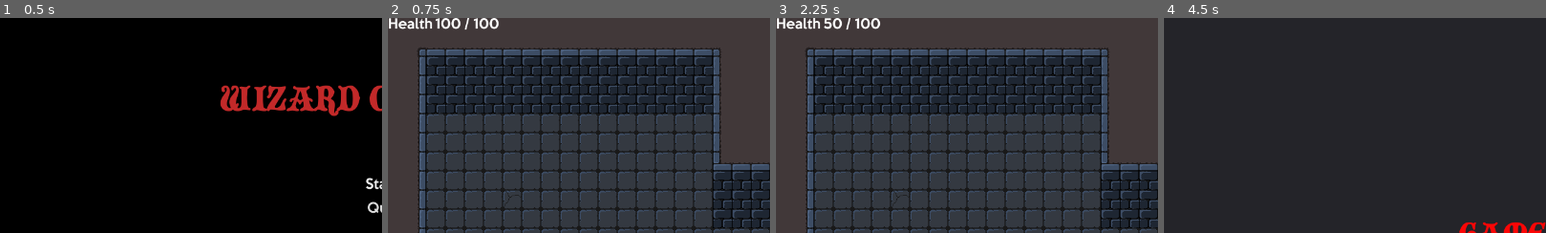
Above: before the commit, frames 1-4 (left to right).
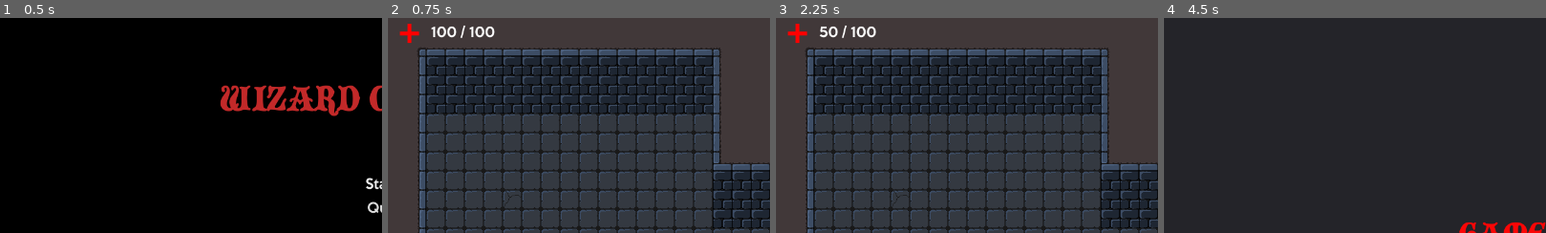
Above: after the commit, the same moments.

Repository: jeremiah-crosby/wizard-conquest-godot
Game: Godot game, scene res://MainScene.tscn
Same seed, same stepped clock (60 frames per second), same inputs: the game is played once before the commit and once after it.
Inputs:
- Up to frame 1 (0.5 s): no input
- Up to frame 2 (0.75 s): click "Start" at 0.5 s
- Up to frame 3 (2.25 s): tap Enter (ui_accept) at 1.25, 1.52 s; hold Right (play_move_right) 1.28-2.03 s; tap J (play_spell_1) at 1.35, 2.1 s; hold Down (play_move_down) from 2.03 s (still down)
- Up to frame 4 (4.5 s): tap Enter (ui_accept) at 2.27, 3.77 s; release Down (play_move_down) at 2.78 s; hold Right (play_move_right) 2.78-3.53 s; tap J (play_spell_1) at 2.85, 3.6, 4.35 s; hold Up (play_move_up) 3.53-4.28 s; hold Left (play_move_left) from 4.28 s (still down)
The pictures show only the part of the screen within x 0-50%, y 0-50%; the shares and areas given below are measured in that part.

Frame 1 is identical in both runs. In frame 2, 1.3% of the frame differs, in the area x 0-29%, y 0-12%; in frame 3, 1.2%; in frame 4, nothing differs.

Commit message:
Add health icon to HUD

Diff:
--- a/hud/HUD.tscn
+++ b/hud/HUD.tscn
@@ -1,7 +1,8 @@
-[gd_scene load_steps=3 format=2]
+[gd_scene load_steps=4 format=2]
 
 [ext_resource path="res://ui/ui_theme.tres" type="Theme" id=1]
 [ext_resource path="res://hud/HUD.gd" type="Script" id=2]
+[ext_resource path="res://ui/icons/health.png" type="Texture" id=3]
 
 [node name="HUD" type="Control"]
 anchor_right = 1.0
@@ -11,17 +12,22 @@
 
 [node name="MarginContainer" type="MarginContainer" parent="."]
 anchor_right = 1.0
+margin_left = 20.0
+margin_top = 10.0
+margin_right = -20.0
 
 [node name="HBoxContainer" type="HBoxContainer" parent="MarginContainer"]
-margin_right = 1280.0
-margin_bottom = 27.0
+margin_right = 1240.0
+margin_bottom = 64.0
+custom_constants/separation = 20
 
-[node name="HealthLabel" type="Label" parent="MarginContainer/HBoxContainer"]
-margin_right = 75.0
-margin_bottom = 27.0
-text = "Health"
+[node name="HealthIcon" type="TextureRect" parent="MarginContainer/HBoxContainer"]
+margin_right = 32.0
+margin_bottom = 64.0
+texture = ExtResource( 3 )
 
 [node name="HealthAmountLabel" type="Label" parent="MarginContainer/HBoxContainer"]
-margin_left = 79.0
-margin_right = 79.0
-margin_bottom = 27.0
+margin_left = 52.0
+margin_top = 18.0
+margin_right = 52.0
+margin_bottom = 45.0
Binary file added: ui/icons/health.png
Not shown, added: ui/icons/health.png.import
